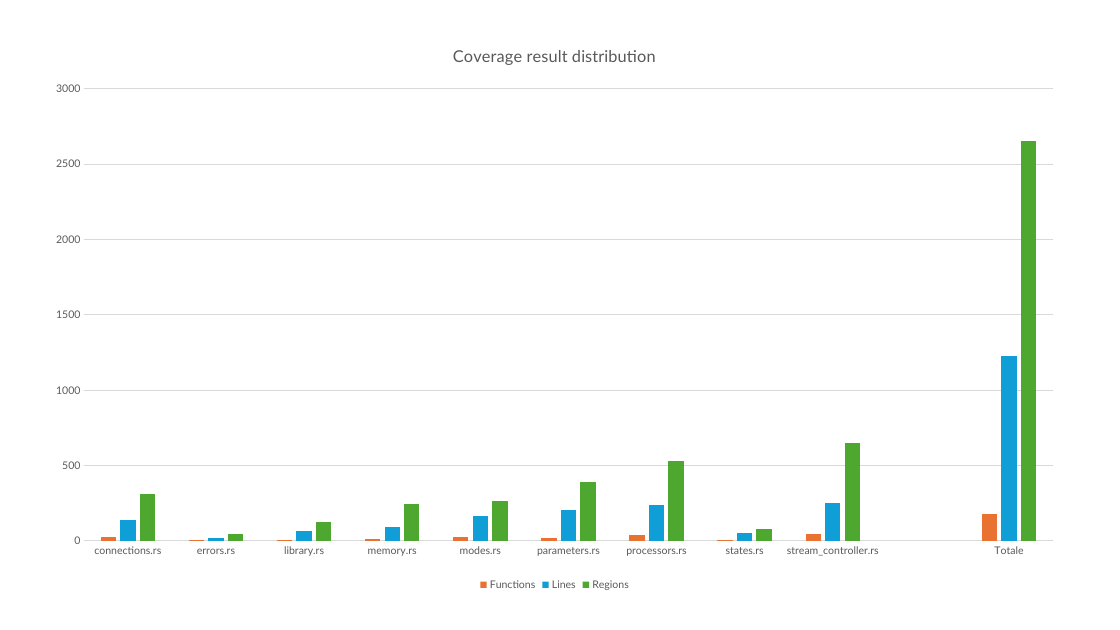
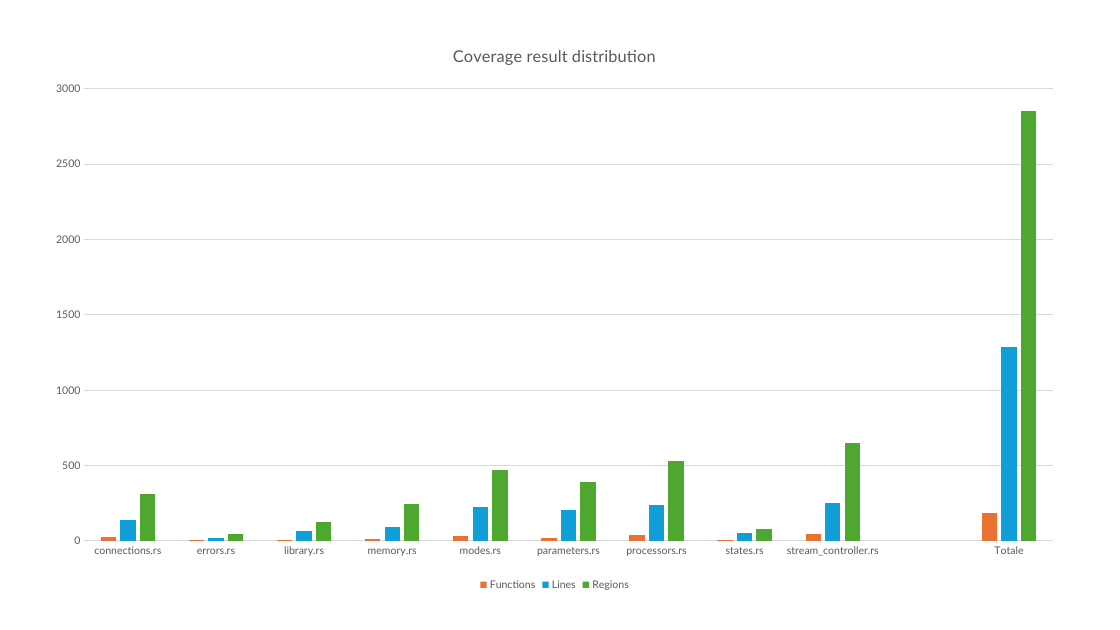
Before and after one commit to icon-sw/KappaLibrary, a slide deck: slide 5 of doc/K2Projectpptx.pptx. Drawn at 1120x630 pixels with LibreOffice and Linux fonts; fonts in the diff are those of the drawing. Boxes give left, top, right and bottom in pixels: in the first picture for what was removed or moved away, otherwise in the second. Text is boxed around its words. In the diff, an @@ line names an element or a change of style, - is before the commit and + after.

```diff
--- a/doc/K2Projectpptx.pptx
+++ b/doc/K2Projectpptx.pptx
@@ column chart at box(35, 25, 1074, 595) @@
@@ Functions, Totale: 180 to 190 @@
@@ Lines, modes.rs: 170 to 220 @@
@@ Lines, Totale: 1230 to 1290 @@
@@ Regions, modes.rs: 270 to 470 @@
@@ Regions, Totale: 2650 to 2850 @@
```
Also in this commit, not shown: 1 other slide changed, 2 other files.
